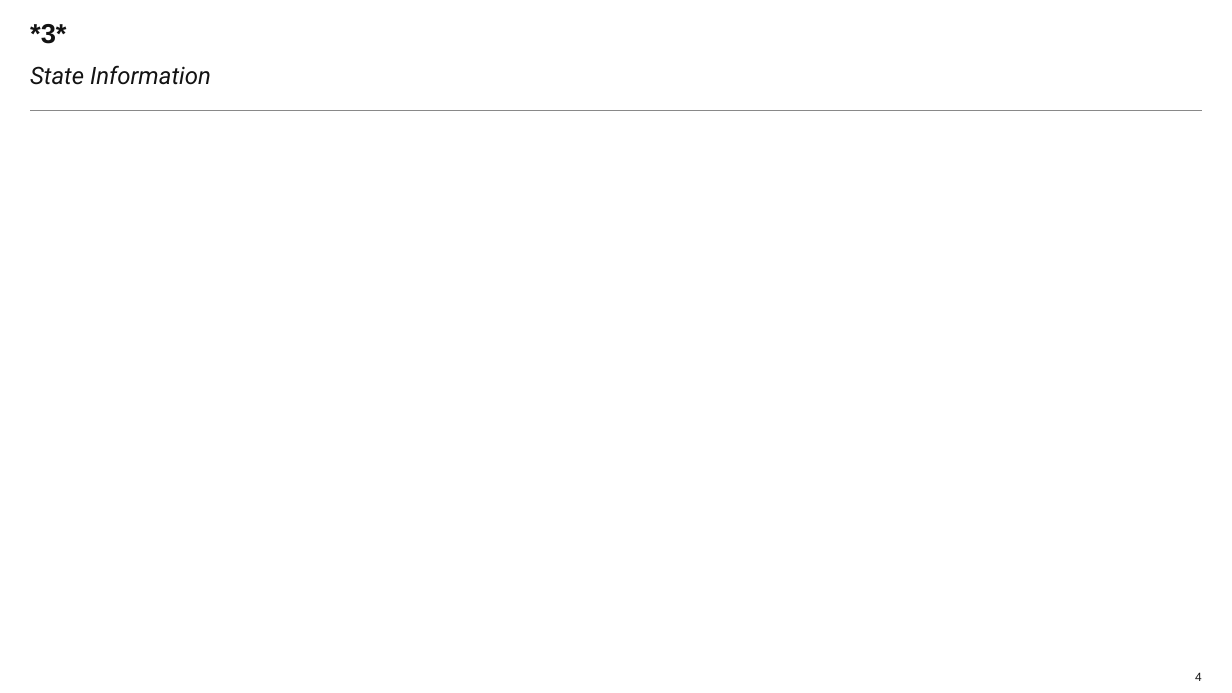
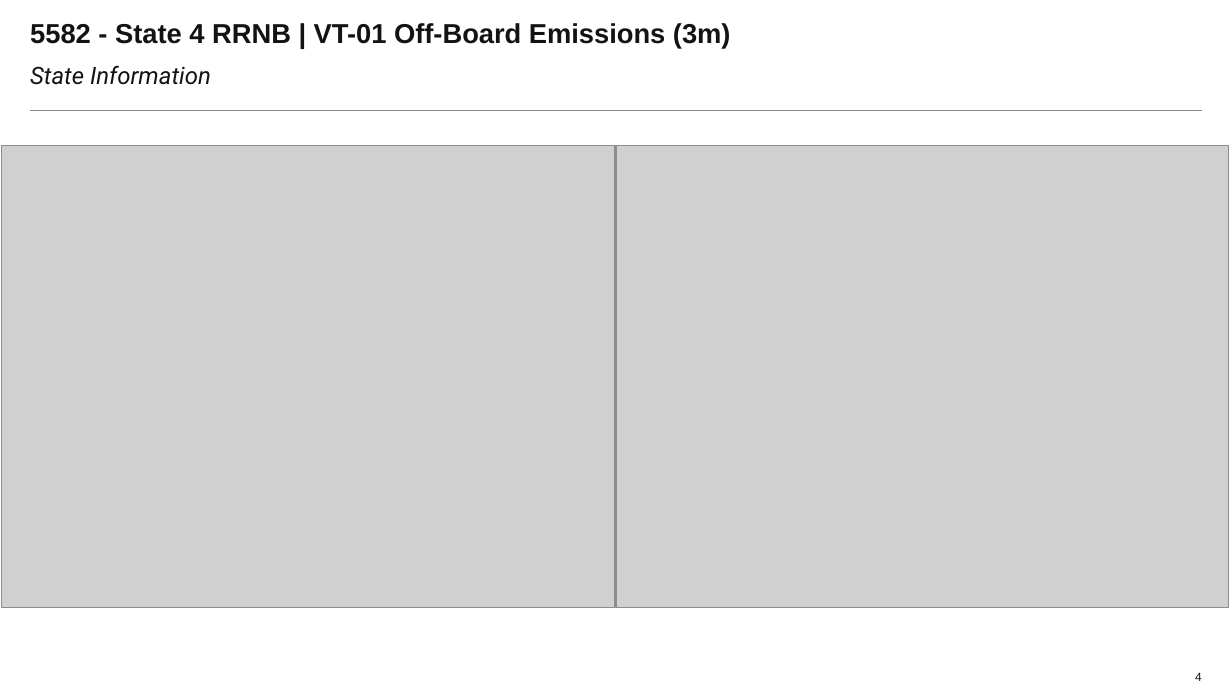
Before and after one commit to Laurapaws/graphGrabber, a slide deck: slide 4 of newDeck.pptx. Drawn at 1232x693 pixels with LibreOffice and Linux fonts; fonts in the diff are those of the drawing; grey boxes stand for pictures; background and template pictures are left out. Boxes give left, top, right and bottom in pixels: in the first picture for what was removed or moved away, otherwise in the second. Text is boxed around its words. In the diff, an @@ line names an element or a change of style, - is before the commit and + after.

```diff
--- a/newDeck.pptx
+++ b/newDeck.pptx
@@ title at (30, 23, 731, 49): text changed @@
-*3*
+5582 - State 4 RRNB | VT-01 Off-Board Emissions (3m)
@@ picture added at (1, 145, 614, 607) @@
@@ picture added at (616, 145, 1228, 607) @@
```
Also in this commit, not shown: 8 other slides changed, 2 other files.
